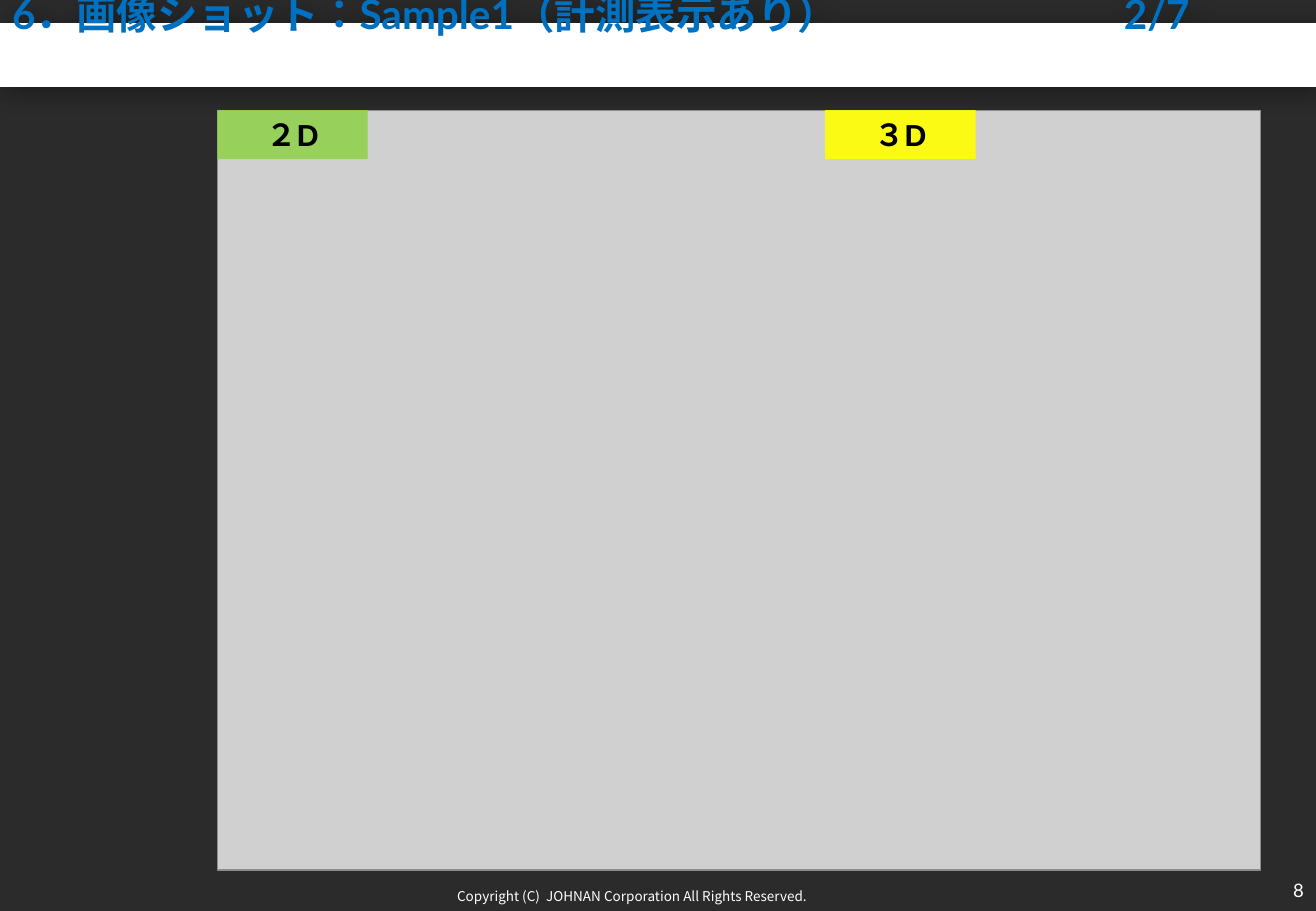
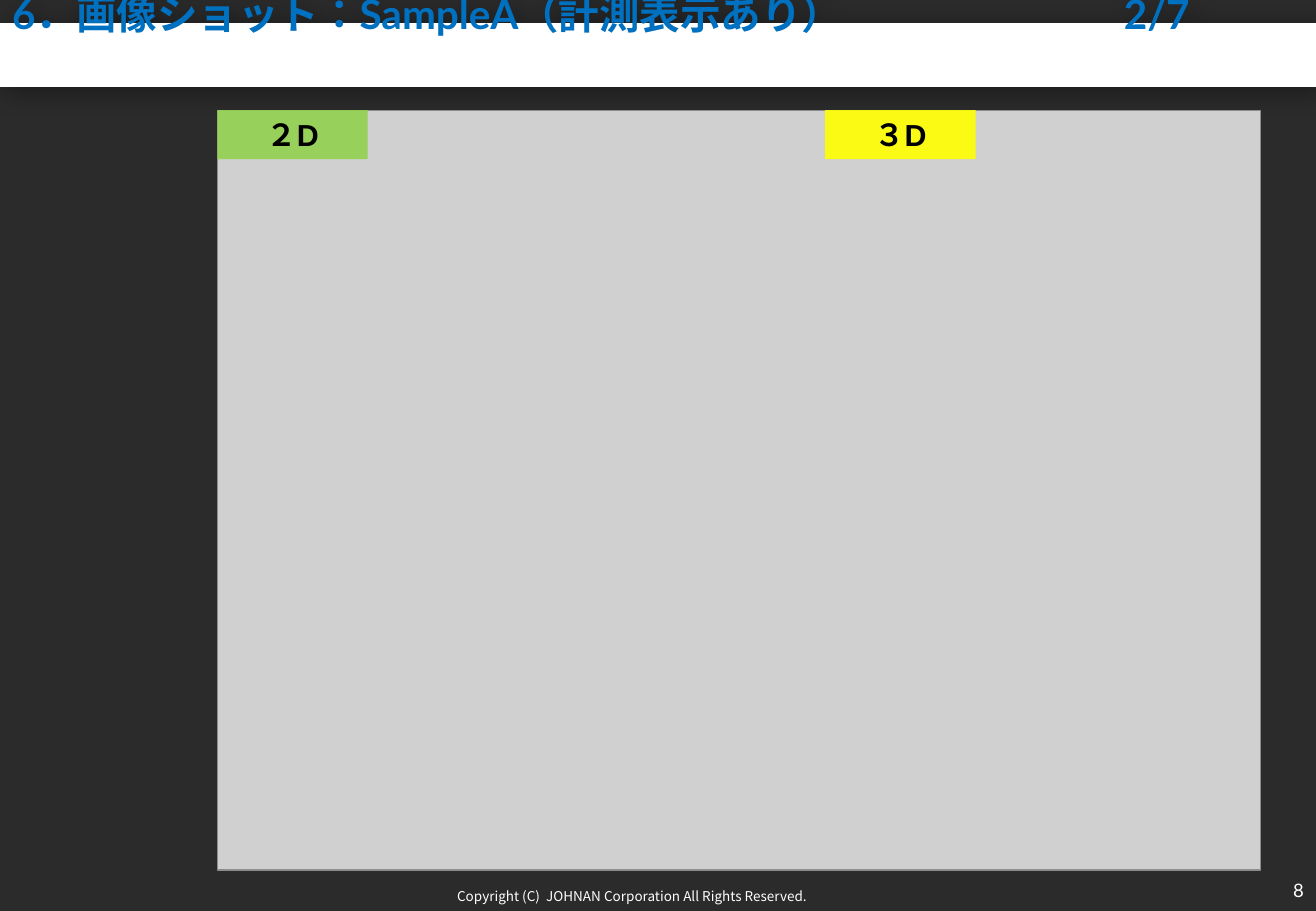
Before and after one commit to ichi123x/make_new_report, a slide deck: slide 9 of 新規_撮影報告書.pptx. Drawn at 1316x911 pixels with LibreOffice and Linux fonts; fonts in the diff are those of the drawing; grey boxes stand for pictures; background and template pictures are left out; a plain dark background stands for a picture behind light text. Boxes give left, top, right and bottom in pixels: in the first picture for what was removed or moved away, otherwise in the second. Text is boxed around its words. In the diff, an @@ line names an element or a change of style, - is before the commit and + after.

```diff
--- a/新規_撮影報告書.pptx
+++ b/新規_撮影報告書.pptx
@@ title at (x1=12, y1=0, x2=1190, y2=38): text changed @@
-6．画像ショット：Sample1（計測表示あり） 2/7
+6．画像ショット：SampleA（計測表示あり） 2/7
```
Also in this commit, not shown: 10 other slides changed, 3 other files.
